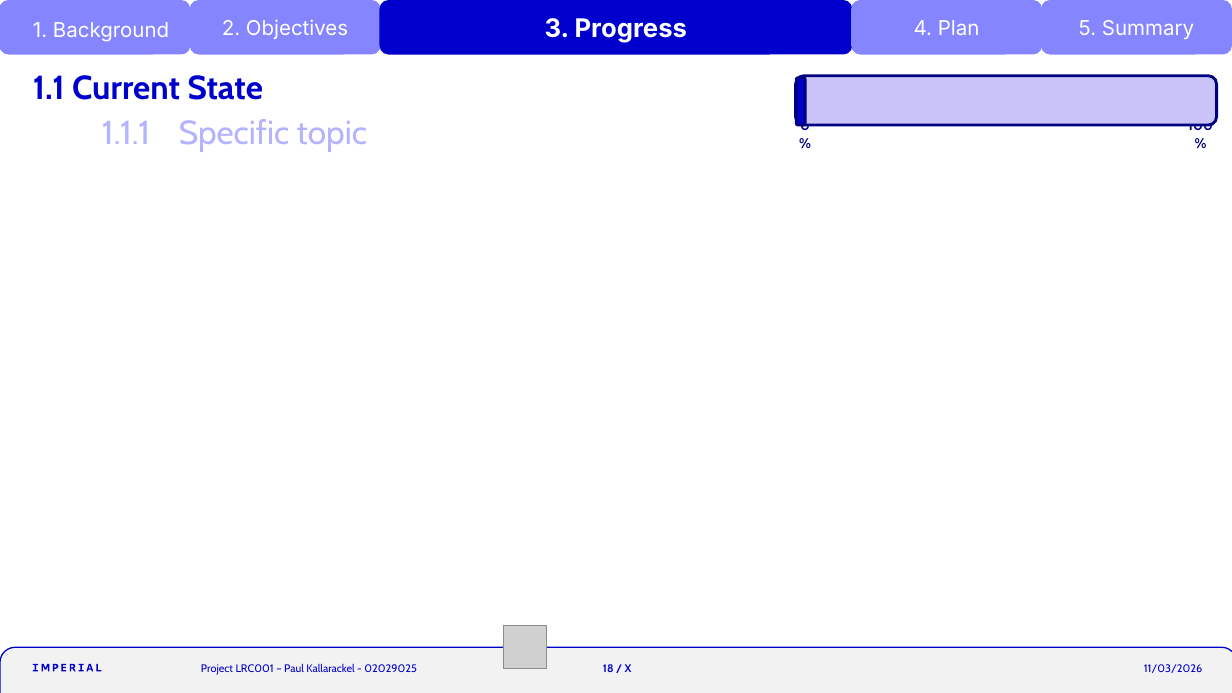
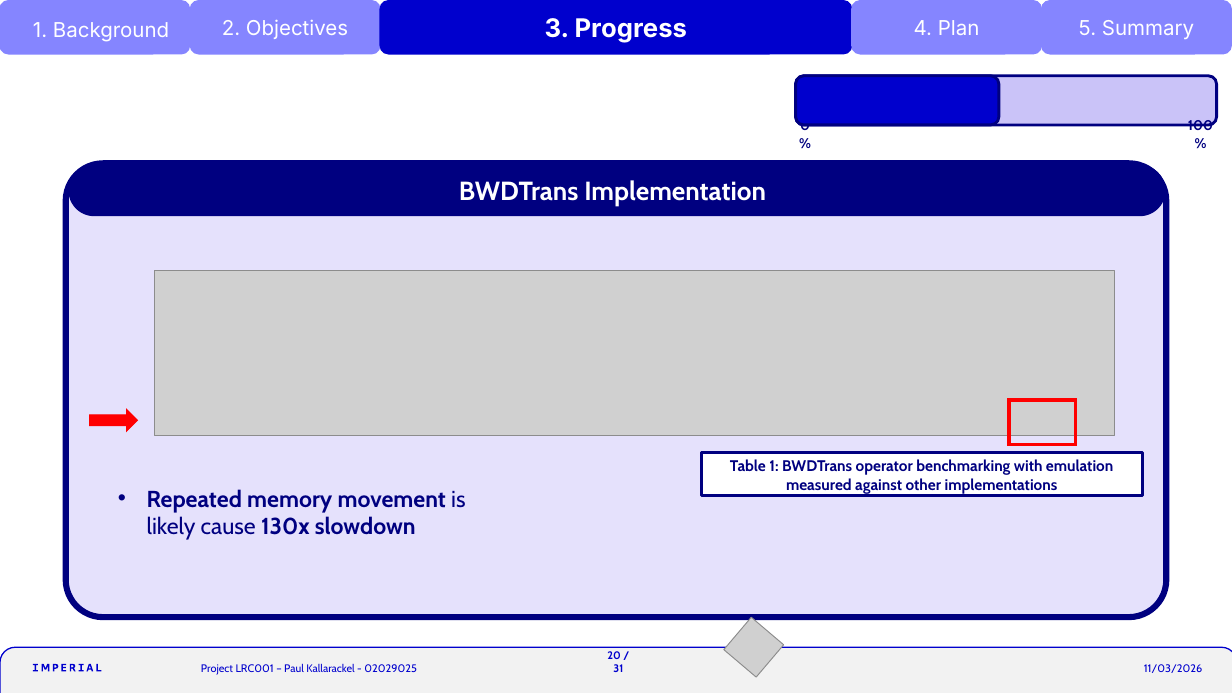
Before and after one commit to krackalackel02/FYP-Interim, a slide deck: slide 20 of Interim.pptm (slide 18 before the commit). Drawn at 1232x693 pixels with LibreOffice and Linux fonts; fonts in the diff are those of the drawing; grey boxes stand for pictures. Boxes give left, top, right and bottom in pixels: in the first picture for what was removed or moved away, otherwise in the second. Text is boxed around its words. In the diff, an @@ line names an element or a change of style, - is before the commit and + after.

```diff
--- a/Interim.pptm
+++ b/Interim.pptm
@@ title removed at (33,75,263,100) @@
-1.1 Current State
@@ rounded rectangle: place and size @@
-rounded rectangle at (797,78,805,125)
+rounded rectangle at (796,76,999,125)
@@ text removed at (102,119,367,152) @@
-1.1.1 Specific topic
@@ rounded rectangle added at (66,164,1166,617), fill #E5E1FC, outline #000080 4.75 pt @@
@@ rounded rectangle added at (69,165,1165,215), fill #000080, outline #000080 1 pt, 20.4 pt, text #FFFFFF, bold @@
+BWDTrans Implementation
@@ picture added at (154,271,1116,436) @@
@@ right arrow added at (90,410,137,432), fill #FF0000, outline #FF0000 1 pt @@
@@ frame added at (1008,399,1078,446), fill #FF0000, outline #FF0000 1 pt @@
@@ rectangle added at (701,453,1142,496), fill #FFFFFF, outline #000080 2.25 pt, 12 pt, text #000080, bold @@
+Table 1: BWDTrans operator benchmarking with emulation measured against other implementations
@@ text added at (147,489,465,540), 18 pt, text #000080, bold @@
+• Repeated memory movement is likely cause 130x slowdown
@@ picture at (724,617,784,677): rotation 90 to 310 degrees @@
@@ text at (607,651,623,672): text changed @@
-18 / X
+20 / 31
```
Also in this commit, not shown: 26 other slides changed, 4 slides added, 5 slides removed, 5 other files.
